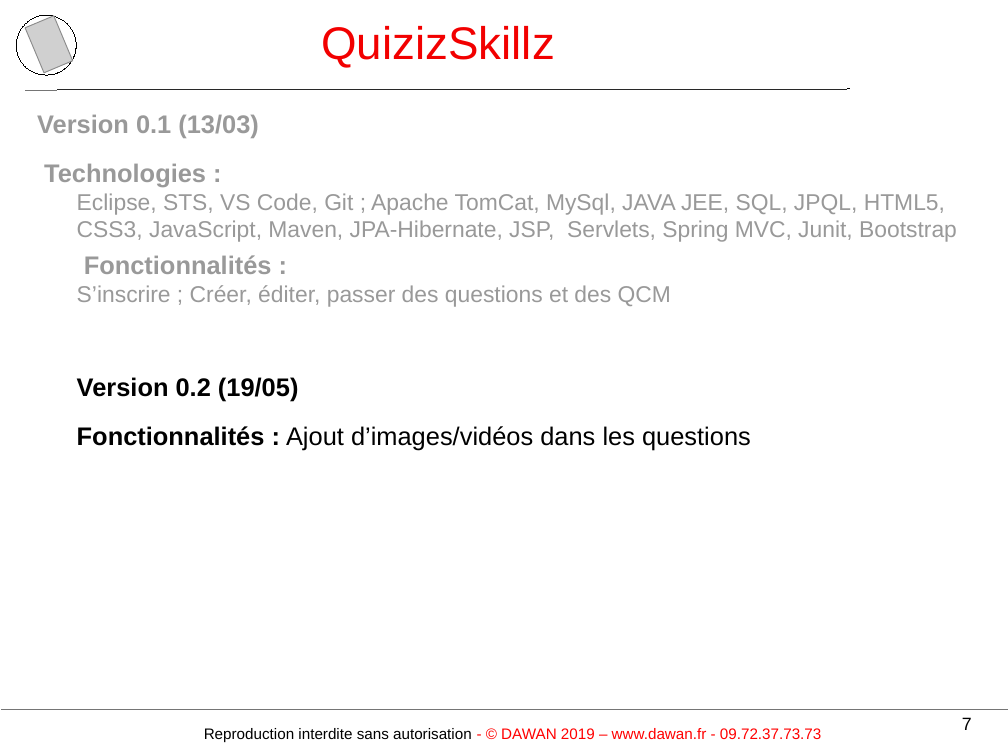
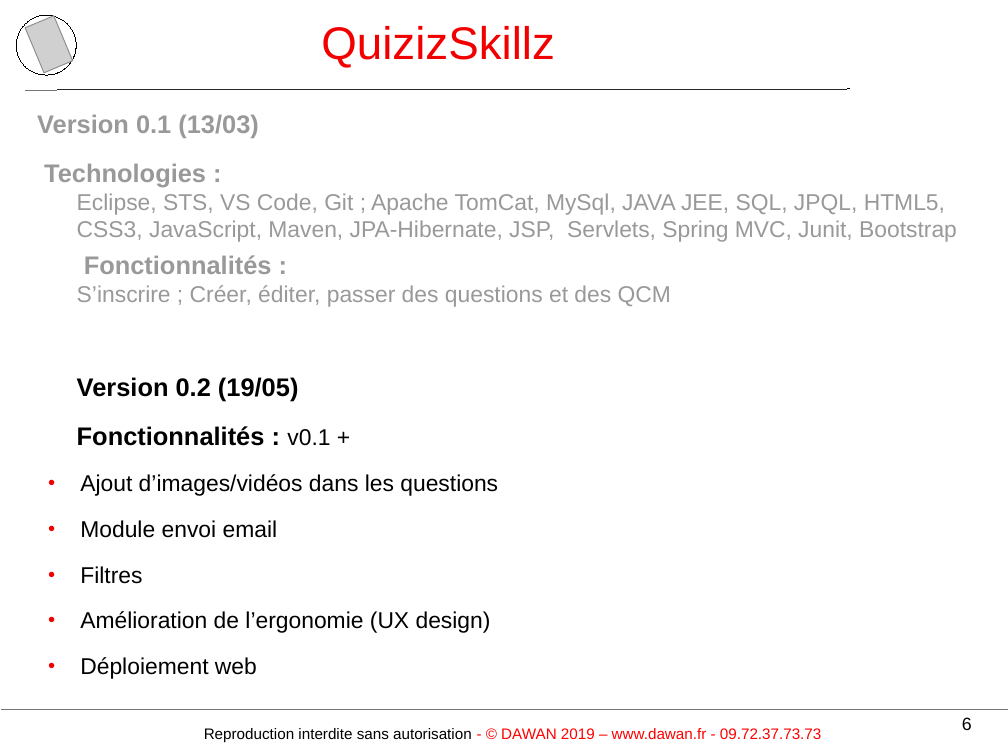
Before and after one commit to TeamLBnantes/QCM, a slide deck: slide 6 of 02Organisation/presentation de Mai/QuizIzSkillzAvecQCM.odp (slide 7 before the commit). Drawn at 1008x756 pixels with LibreOffice and Linux fonts; fonts in the diff are those of the drawing; grey boxes stand for pictures; background and template pictures are left out. Boxes give left, top, right and bottom in pixels: in the first picture for what was removed or moved away, otherwise in the second. Text is boxed around its words. In the diff, an @@ line names an element or a change of style, - is before the commit and + after.

```diff
--- a/02Organisation/presentation de Mai/QuizIzSkillzAvecQCM.odp
+++ b/02Organisation/presentation de Mai/QuizIzSkillzAvecQCM.odp
@@ text at [77, 426, 498, 679]: text changed; size 20 to 18 pt @@
-Fonctionnalités : Ajout d’images/vidéos dans les questions
+Fonctionnalités : v0.1 +
+● Ajout d’images/vidéos dans les questions
+● Module envoi email
+● Filtres
+● Amélioration de l’ergonomie (UX design)
+● Déploiement web
@@ page number at [962, 717, 972, 730]: text changed @@
-7
+6
```
Also in this commit, not shown: 10 other slides changed, 6 slides added, 2 slides removed, 40 other files.
